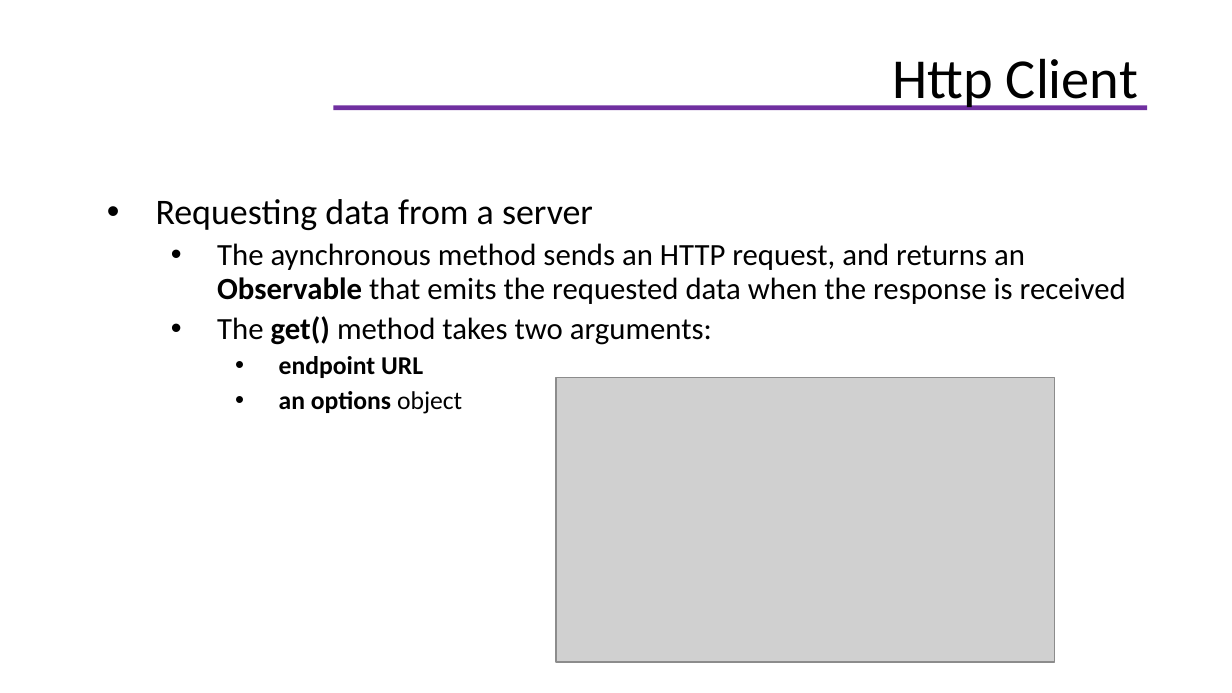
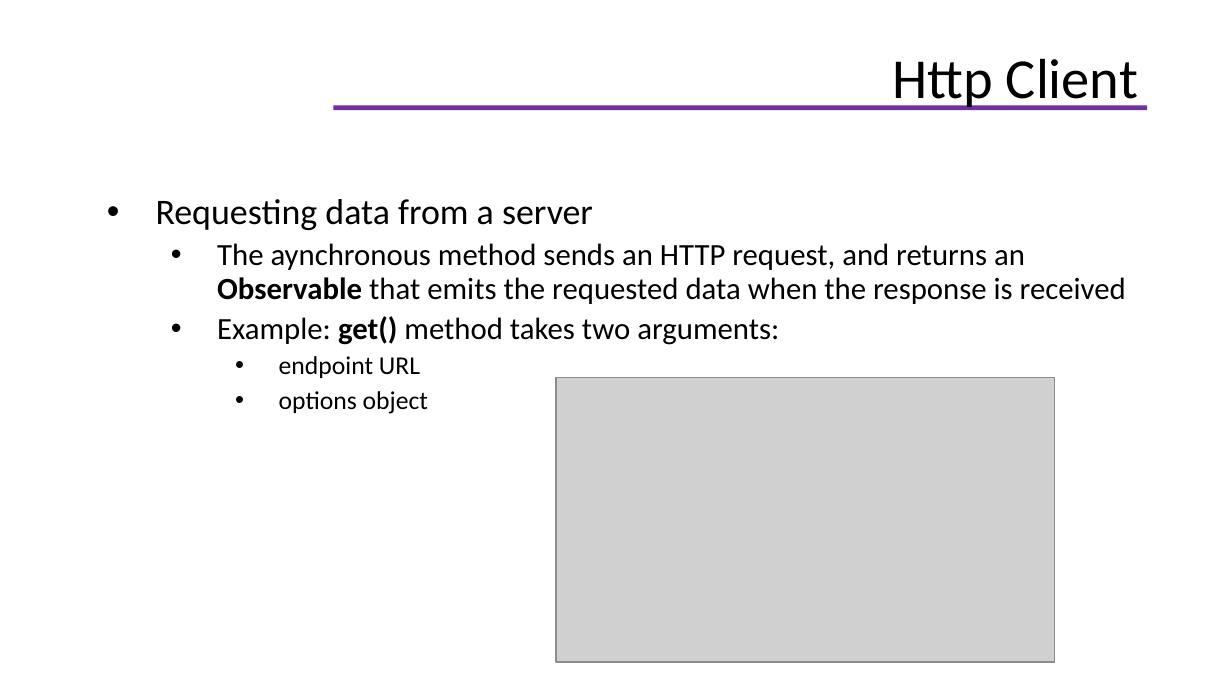
Before and after one commit to helenhash/angular-training, a slide deck: slide 93 of docs/Angular Training.pptx. Drawn at 1232x693 pixels with LibreOffice and Linux fonts; fonts in the diff are those of the drawing; grey boxes stand for pictures; background and template pictures are left out. Boxes give left, top, right and bottom in pixels: in the first picture for what was removed or moved away, otherwise in the second. Text is boxed around its words. In the diff, an @@ line names an element or a change of style, - is before the commit and + after.

```diff
--- a/docs/Angular Training.pptx
+++ b/docs/Angular Training.pptx
@@ text at <box>217,316,779,345</box>: text changed @@
-  • The get() method takes two arguments:
+  • Example: get() method takes two arguments:
@@ text at <box>279,356,420,378</box>: bold off in "endpoint URL" @@
@@ text at <box>279,391,428,414</box>: text changed; bold off @@
-    • an options object
+    • options object
```
Also in this commit, not shown: 8 other slides changed, 6 slides added, 1 other file.
